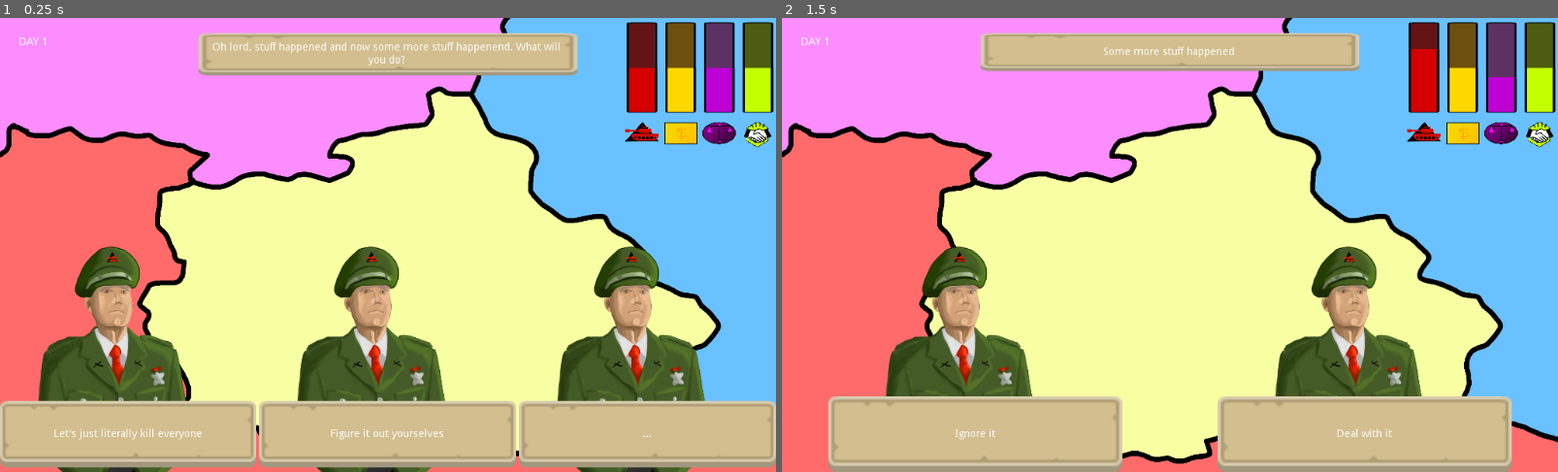
Above: before the commit, frames 1-2 (left to right).
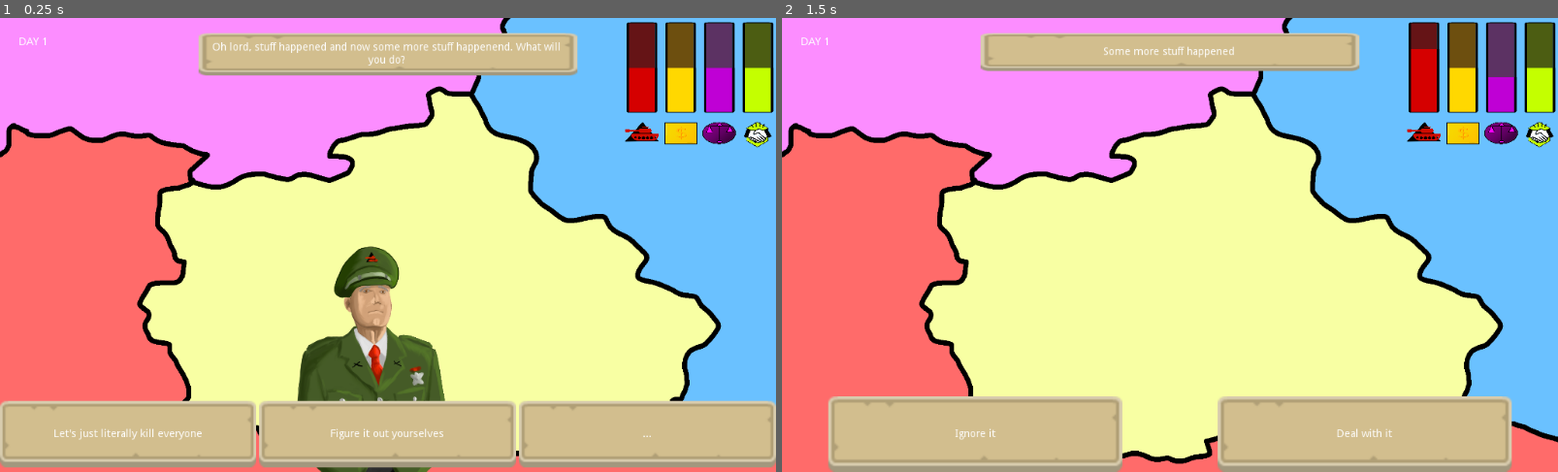
Above: after the commit, the same moments.

Repository: dsg-jam/LD49
Game: Godot game, scene res://scenes/overview.tscn
Two runs of this game, one before a commit and one after it. Both use one fixed random seed, a clock stepped at 60 frames per second and the inputs below.
Inputs (mouse positions are in pixels of both pictures, inside the frame that each line leads up to):
- Up to frame 1 (0.25 s): no input
- Up to frame 2 (1.5 s): tap Enter at 0.5 s; click (913, 435) at 1.27 s

The runs differ from the first frame. In frame 1, 7.7% of the frame differs, in the area x 4-91%, y 50-100%; in frame 2, 7.0%.

Commit message:
assign characters to options

Diff:
--- a/scripts/db/decisions.gd
+++ b/scripts/db/decisions.gd
@@ -11,6 +11,7 @@
 		},
 	}, {
 		"text": "Figure it out yourselves",
+		"character": "general",
 		"consequences": {
 			"military": -20,
 			"stability": 10,
--- a/scripts/events/decision.gd
+++ b/scripts/events/decision.gd
@@ -4,6 +4,7 @@
 class Option:
 	var id: String
 	var text: String
+	var character: String
 	# String -> int (stat -> change)
 	var consequences: Dictionary
 
@@ -13,6 +14,11 @@
 		else:
 			self.id = ""
 		self.text = data["text"] as String
+		if "character" in data:
+			self.character = data["character"] as String
+		else:
+			self.character = ""
+
 		self.consequences = data["consequences"]
 		for stat in self.consequences:
 			assert(stat is String)
--- a/scripts/ui/option.gd
+++ b/scripts/ui/option.gd
@@ -1,6 +1,14 @@
 extends Control
 
+export var character_portraits: Dictionary
+
+onready var character_display := $CharacterRect
 onready var label := $Label
 
 func setup(option: LGameDecision.Option) -> void:
 	label.text = option.text
+	if option.character:
+		character_display.texture = character_portraits[option.character]
+		character_display.visible = true
+	else:
+		character_display.visible = false
--- a/ui/decision.tscn
+++ b/ui/decision.tscn
@@ -1,8 +1,9 @@
-[gd_scene load_steps=4 format=2]
+[gd_scene load_steps=5 format=2]
 
 [ext_resource path="res://ui/option.tscn" type="PackedScene" id=1]
 [ext_resource path="res://scripts/ui/decision.gd" type="Script" id=2]
 [ext_resource path="res://assets/ui/buttonLong_beige.png" type="Texture" id=3]
+[ext_resource path="res://assets/character/general.png" type="Texture" id=4]
 
 [node name="Decision" type="Control"]
 anchor_right = 1.0
@@ -30,6 +31,9 @@
 anchor_bottom = 0.0
 margin_right = 1024.0
 margin_bottom = 100.0
+character_portraits = {
+"general": ExtResource( 4 )
+}
 
 [node name="TextureRect" type="TextureRect" parent="."]
 anchor_left = 0.5
--- a/ui/option.tscn
+++ b/ui/option.tscn
@@ -14,6 +14,9 @@
 script = ExtResource( 1 )
 __meta__ = {
 "_edit_use_anchors_": false
+}
+character_portraits = {
+"general": ExtResource( 4 )
 }
 
 [node name="CharacterRect" type="TextureRect" parent="."]
